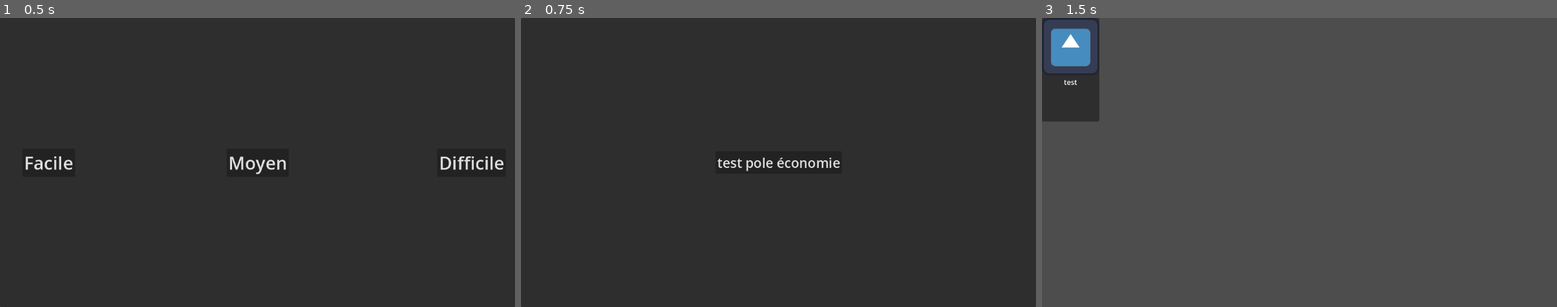
Above: before the commit, frames 1-3 (left to right).
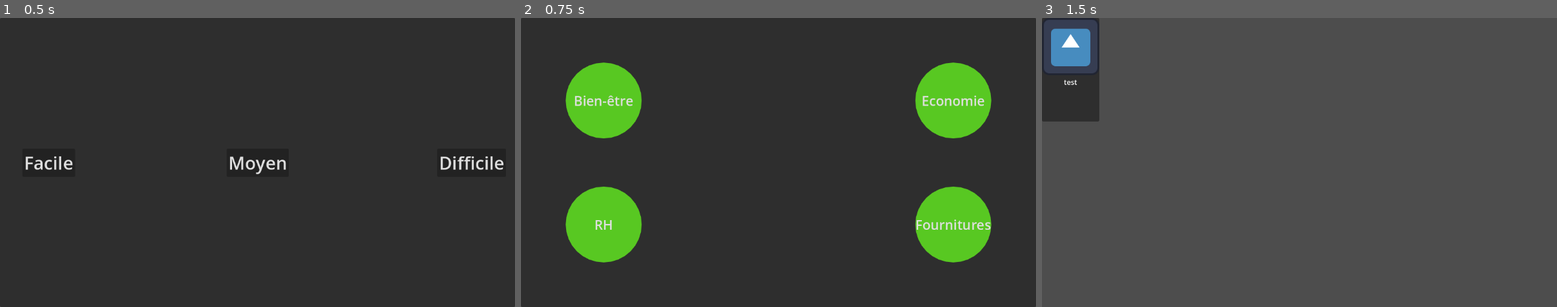
Above: after the commit, the same moments.

Repository: Bebel9445/audit_inc
Game: Godot game, scene res://Scenes/Main.tscn
The game is run twice, just before and just after one commit, with the same random seed, the same clock (stepped at 60 frames per second) and the same inputs. The engine's default icon, where the game draws it, is replaced by a stand-in: a white triangle on a blue panel in a dark square.
Inputs:
- Up to frame 1 (0.5 s): no input
- Up to frame 2 (0.75 s): click "Facile" at 0.5 s
- Up to frame 3 (1.5 s): click "test pole économie" (after the commit: "Economie") at 1.25 s

Frame 1 is identical in both runs. In frame 2, 13% of the frame differs, in the area x 8-92%, y 15-85%; in frame 3, nothing differs.

Commit message:
Ajout des 4 boutons permettant de connecter à une fonction qui gère les packets de cartes (pas finis)

Diff:
--- a/Scenes/choixPoles.tscn
+++ b/Scenes/choixPoles.tscn
@@ -1,10 +1,38 @@
-[gd_scene load_steps=3 format=3 uid="uid://ccmlt20h0g2bh"]
+[gd_scene load_steps=7 format=3 uid="uid://ccmlt20h0g2bh"]
 
 [ext_resource type="Script" uid="uid://d2smtuwy343ea" path="res://Scripts/choix_poles.gd" id="1_v6ryk"]
+
+[sub_resource type="StyleBoxFlat" id="StyleBoxFlat_v6ryk"]
+bg_color = Color(0.345765, 0.78358, 0.133964, 1)
+corner_radius_top_left = 150
+corner_radius_top_right = 150
+corner_radius_bottom_right = 150
+corner_radius_bottom_left = 150
 
 [sub_resource type="GDScript" id="GDScript_v6ryk"]
 script/source = "extends Button
 "
+
+[sub_resource type="StyleBoxFlat" id="StyleBoxFlat_my8e6"]
+bg_color = Color(0.345098, 0.784314, 0.133333, 1)
+corner_radius_top_left = 150
+corner_radius_top_right = 150
+corner_radius_bottom_right = 150
+corner_radius_bottom_left = 150
+
+[sub_resource type="StyleBoxFlat" id="StyleBoxFlat_5glgp"]
+bg_color = Color(0.345098, 0.784314, 0.133333, 1)
+corner_radius_top_left = 150
+corner_radius_top_right = 150
+corner_radius_bottom_right = 150
+corner_radius_bottom_left = 150
+
+[sub_resource type="StyleBoxFlat" id="StyleBoxFlat_xuu31"]
+bg_color = Color(0.345098, 0.784314, 0.133333, 1)
+corner_radius_top_left = 150
+corner_radius_top_right = 150
+corner_radius_bottom_right = 150
+corner_radius_bottom_left = 150
 
 [node name="Panel" type="Panel"]
 anchors_preset = 15
@@ -17,20 +45,63 @@
 
 [node name="PoleEconomie" type="Button" parent="."]
 layout_mode = 1
-anchors_preset = 8
-anchor_left = 0.5
-anchor_top = 0.5
-anchor_right = 0.5
-anchor_bottom = 0.5
-offset_left = -66.5
-offset_top = -25.0
-offset_right = 66.5
-offset_bottom = 25.0
-grow_horizontal = 2
-grow_vertical = 2
+anchors_preset = 1
+anchor_left = 1.0
+anchor_right = 1.0
+offset_left = -270.0
+offset_top = 100.0
+offset_right = -100.0
+offset_bottom = 270.0
+grow_horizontal = 0
 size_flags_horizontal = 0
 theme_override_font_sizes/font_size = 30
-text = "test pole économie"
+theme_override_styles/normal = SubResource("StyleBoxFlat_v6ryk")
+text = "Economie"
 script = SubResource("GDScript_v6ryk")
 
+[node name="PoleRH" type="Button" parent="."]
+layout_mode = 1
+anchors_preset = 2
+anchor_top = 1.0
+anchor_bottom = 1.0
+offset_left = 100.0
+offset_top = -270.0
+offset_right = 270.0
+offset_bottom = -100.0
+grow_vertical = 0
+theme_override_font_sizes/font_size = 30
+theme_override_styles/normal = SubResource("StyleBoxFlat_my8e6")
+text = "RH
+"
+
+[node name="PoleFournitures" type="Button" parent="."]
+layout_mode = 1
+anchors_preset = 3
+anchor_left = 1.0
+anchor_top = 1.0
+anchor_right = 1.0
+anchor_bottom = 1.0
+offset_left = -270.0
+offset_top = -270.0
+offset_right = -100.0
+offset_bottom = -100.0
+grow_horizontal = 0
+grow_vertical = 0
+theme_override_font_sizes/font_size = 30
+theme_override_styles/normal = SubResource("StyleBoxFlat_5glgp")
+text = "Fournitures"
+
+[node name="PoleBienEtre" type="Button" parent="."]
+layout_mode = 0
+offset_left = 100.0
+offset_top = 100.0
+offset_right = 270.0
+offset_bottom = 270.0
+theme_override_font_sizes/font_size = 30
+theme_override_styles/normal = SubResource("StyleBoxFlat_xuu31")
+text = "Bien-être"
+
 [connection signal="pressed" from="PoleEconomie" to="." method="_on_pole_economie_pressed"]
+[connection signal="pressed" from="PoleRH" to="." method="_on_pole_rh_pressed"]
+[connection signal="pressed" from="PoleFournitures" to="." method="_on_pole_fournitures_pressed"]
+[connection signal="pressed" from="PoleBienEtre" to="." method="_on_pole_bien_etre_pressed"]
--- a/Scripts/choix_poles.gd
+++ b/Scripts/choix_poles.gd
@@ -1,5 +1,17 @@
 extends Panel
+signal poleRH
 signal poleEconomie
+signal poleFournitures
+signal poleBienEtre
 
 func _on_pole_economie_pressed():
-	emit_signal("poleEconomie")
+	poleEconomie.emit()
+
+func _on_pole_rh_pressed():
+	poleRH.emit()
+
+func _on_pole_fournitures_pressed():
+	poleFournitures.emit()
+
+func _on_pole_bien_etre_pressed():
+	poleBienEtre.emit()
--- a/Scripts/main.gd
+++ b/Scripts/main.gd
@@ -13,11 +13,24 @@
 
 	choixPoles_instance = choixPoles_scene.instantiate()
 	add_child(choixPoles_instance)
-	choixPoles_instance.poleEconomie.connect(lancer_audit)
+	choixPoles_instance.poleRH.connect(Callable(self, "lancer_audit").bind("RH")) #Mettre "RH" en paramètre ( = lancer_audit("RH"))
+	choixPoles_instance.poleEconomie.connect(Callable(self, "lancer_audit").bind("Economie"))
+	choixPoles_instance.poleFournitures.connect(Callable(self, "lancer_audit").bind("Fournitures"))
+	choixPoles_instance.poleBienEtre.connect(Callable(self, "lancer_audit").bind("BienEtre"))
 
 	#Initialiser les states en fonction de la difficulté choisi
 
-func lancer_audit():
+func lancer_audit(nomPole):
+	if (nomPole == "RH") :
+		pass
+	elif (nomPole == "Economie") :
+		pass
+	elif (nomPole == "Fournitures") :
+		pass
+	else :
+		pass
+
 	var carte_instance = carte_scene.instantiate()
 	add_child(carte_instance)
+	#carte_instance.set_card(TextureRect e, "ldn,dkkd")
 	choixPoles_instance.hide()
